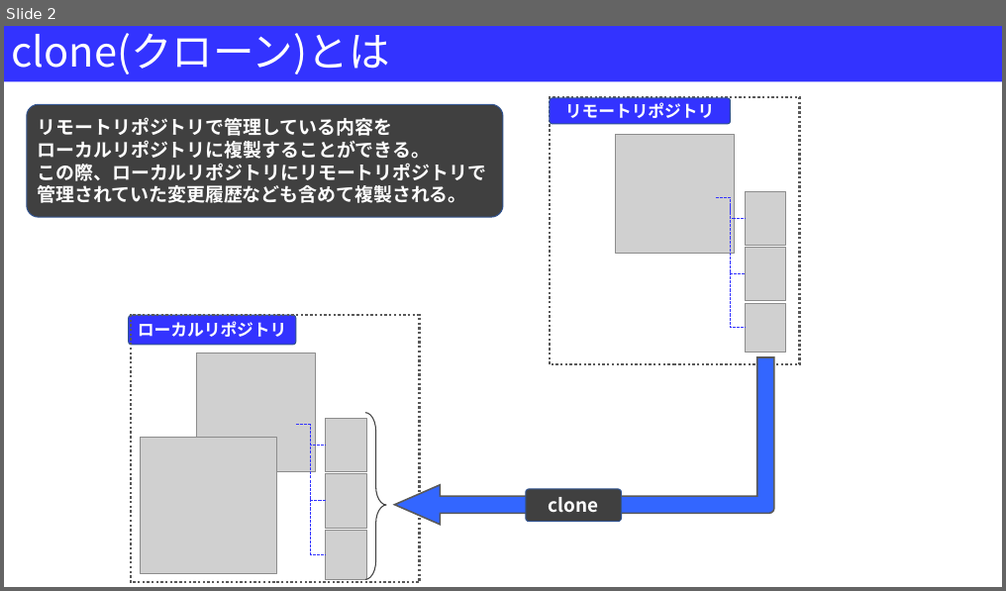
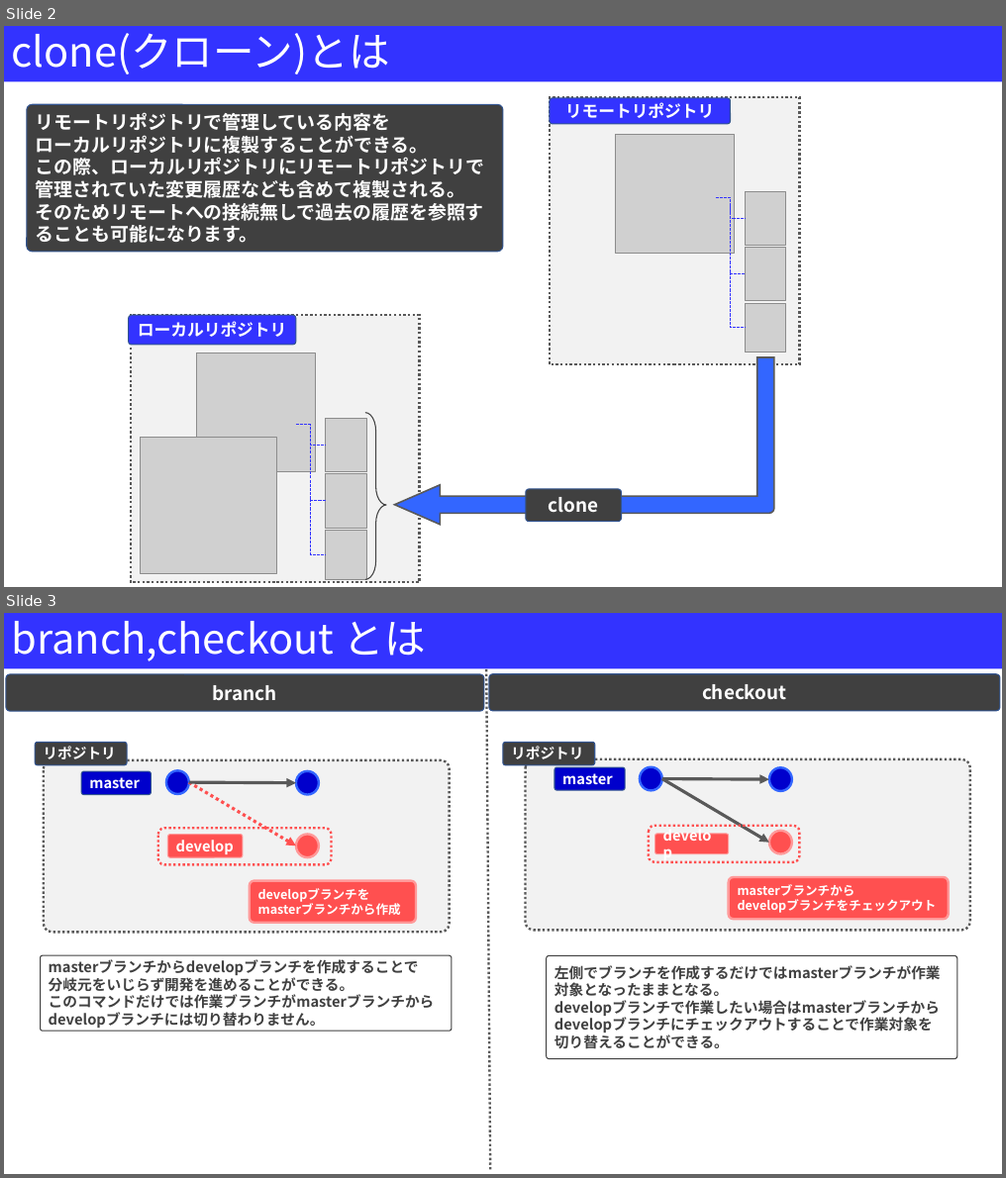
Before and after one commit to Kazu23-dot/Document, a slide deck: Git基本操作一覧.pptx. Shown one above the other, each under a label of ours: slide 2 before the commit, slides 2 and 3 after it. The pictures are 1006x591 and 1006x1178 pixels, drawn with LibreOffice and Linux fonts; fonts in the diff are those of the drawing; grey boxes stand for pictures. Boxes give left, top, right and bottom in pixels: in the first picture for what was removed or moved away, otherwise in the second. Text is boxed around its words. In the diff, an @@ line names an element or a change of style, - is before the commit and + after.

Commit message:
内容更新

```diff
--- a/Git基本操作一覧.pptx
+++ b/Git基本操作一覧.pptx
@@ slide 3 added at [4,613,1002,1174], background #FFFFFF @@
@@ title added at [4,613,1002,668], fill #3333FF, 39.6 pt, text #FFFFFF @@
+branch,checkout とは
@@ line added from (487, 669) to (491, 1172), #595959 2.25 pt dashed @@
@@ rounded rectangle added at [6,674,484,711], fill #404040, outline #325491 1 pt, 18 pt, text #FFFFFF, bold @@
+branch
@@ rounded rectangle added at [489,674,1000,711], fill #404040, outline #325491 1 pt, 18 pt, text #FFFFFF, bold @@
+checkout
@@ rounded rectangle added at [35,742,127,765], fill #404040, outline #325491 1 pt, 14 pt, text #FFFFFF, bold @@
+リポジトリ
@@ rounded rectangle added at [44,761,450,932], fill #F2F2F2, outline #595959 2.25 pt dashed @@
@@ rounded rectangle added at [503,742,595,765], fill #404040, outline #325491 1 pt, 14 pt, text #FFFFFF, bold @@
+リポジトリ
@@ rounded rectangle added at [526,760,970,931], fill #F2F2F2, outline #595959 2.25 pt dashed @@
@@ rounded rectangle added at [81,771,151,795], fill #0000CC, outline #325491 1 pt, 14 pt, text #FFFFFF, bold @@
+master
@@ ellipse added at [166,771,189,794], fill #0000CC, outline #3366FF 2.25 pt @@
@@ arrow added from (189, 782) to (296, 846), #FF5050 3 pt dashed @@
@@ arrow added from (189, 782) to (296, 783), #595959 3 pt @@
@@ ellipse added at [296,771,319,794], fill #0000CC, outline #3366FF 2.25 pt @@
@@ rounded rectangle added at [555,767,626,790], fill #0000CC, outline #325491 1 pt, 14 pt, text #FFFFFF, bold @@
+master
@@ ellipse added at [640,767,662,790], fill #0000CC, outline #3366FF 2.25 pt @@
@@ arrow added from (662, 779) to (769, 842), #595959 3 pt @@
@@ arrow added from (662, 779) to (769, 779), #595959 3 pt @@
@@ ellipse added at [769,768,792,791], fill #0000CC, outline #3366FF 2.25 pt @@
@@ rounded rectangle added at [158,828,331,864], outline #FF5050 2.25 pt dashed @@
@@ rounded rectangle added at [168,835,243,858], fill #FF5050, outline #FF9999 1 pt, 14 pt, text #FFFFFF, bold @@
+develop
@@ ellipse added at [296,835,319,858], fill #FF5050, outline #FF9999 2.25 pt @@
@@ rounded rectangle added at [648,826,800,862], outline #FF5050 2.25 pt dashed @@
@@ rounded rectangle added at [655,834,729,854], fill #FF5050, outline #FF9999 1 pt, 14 pt, text #FFFFFF, bold @@
+develop
@@ ellipse added at [769,831,792,854], fill #FF5050, outline #FF9999 2.25 pt @@
@@ rounded rectangle added at [729,877,948,919], fill #FF5050, outline #FF9999 2.25 pt, 12 pt, text #FFFFFF, bold @@
+masterブランチから
+developブランチをチェックアウト
@@ rounded rectangle added at [250,881,416,923], fill #FF5050, outline #FF9999 2.25 pt, 12 pt, text #FFFFFF, bold @@
+developブランチを
+masterブランチから作成
@@ rounded rectangle added at [40,956,450,1032], fill #FFFFFF, outline #404040 1 pt, 14 pt, text #404040, bold @@
+masterブランチからdevelopブランチを作成することで
+分岐元をいじらず開発を進めることができる。
+このコマンドだけでは作業ブランチがmasterブランチから
+developブランチには切り替わりません。
@@ rounded rectangle added at [546,956,957,1059], fill #FFFFFF, outline #404040 1 pt, 14 pt, text #404040, bold @@
+左側でブランチを作成するだけではmasterブランチが作業対象となったままとなる。
+developブランチで作業したい場合はmasterブランチからdevelopブランチにチェックアウトすることで作業対象を
+切り替えることができる。
@@ slide 2 changed as well @@
@@ rounded rectangle "リモートリポジトリで管理している内容を ローカルリポジトリに複製することができる。": place and size @@
-rounded rectangle "リモートリポジトリで管理している内容を ローカルリポジトリに複製することができる。" at [27,104,503,218]
+rounded rectangle "リモートリポジトリで管理している内容を ローカルリポジトリに複製することができる。" at [27,104,503,252]
@@ rounded rectangle "リモートリポジトリで管理している内容を ローカルリポジトリに複製することができる。" at [27,104,503,252]: proportions changed @@
@@ text in rounded rectangle at [36,203,484,243]: paragraph added @@
+そのためリモートへの接続無しで過去の履歴を参照することも可能になります。
@@ rectangle at [131,316,420,583]: fill none to #F2F2F2 @@
```
Also in this commit, not shown: 1 other slide changed, 5 other slides added, 1 slide removed.
